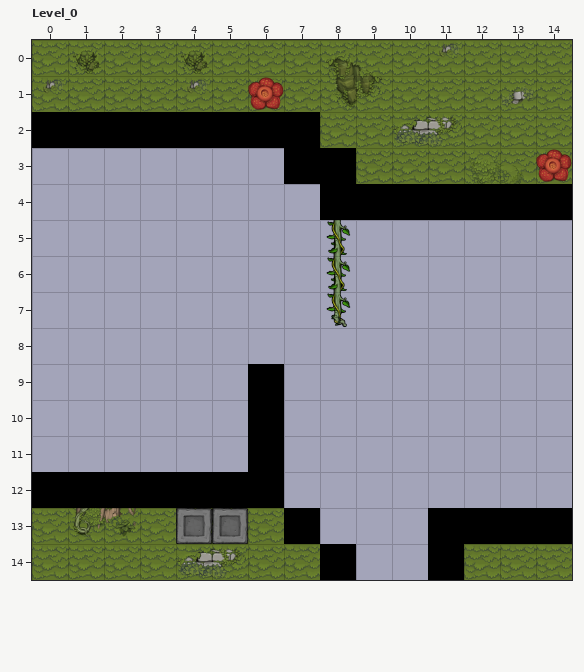
LDtk project, stored at map_assets/map/entrances/0.ldtk. The picture above was drawn from the file before the commit.
Cells are 128x128 px. Shown: Level_0 x 0..14, y 0..14.
The result:
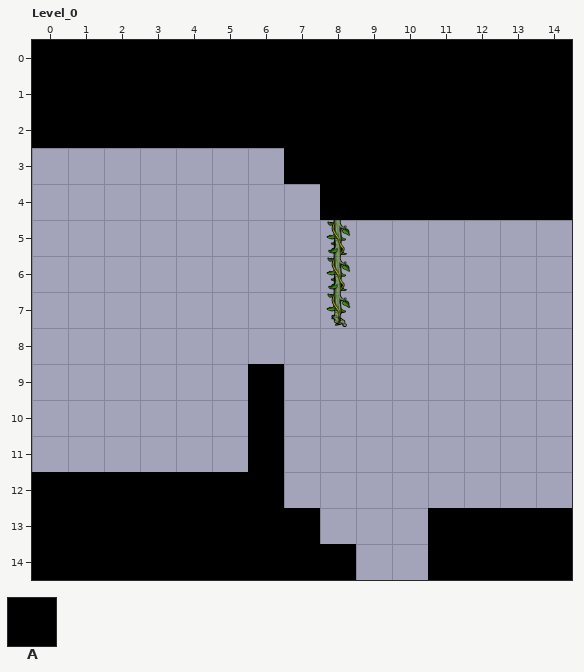
Key: from "Collision_grid": A 1.
_ is an empty cell.
From old to new:
Layer "Collision_grid":
Tile A now appears in rows 0 to 1 at x 0 to 14; in row 2 at x 8 to 14; in row 3 at x 9 to 14; in row 13 at x 0 to 6; in row 14 at x 0 to 7 and 12 to 14.
Boxes around the changes in both pictures, in picture pixels (x1, y1, x2, y2):
added: (32, 40, 572, 184)
added: (32, 508, 320, 580)
added: (464, 544, 572, 580)
